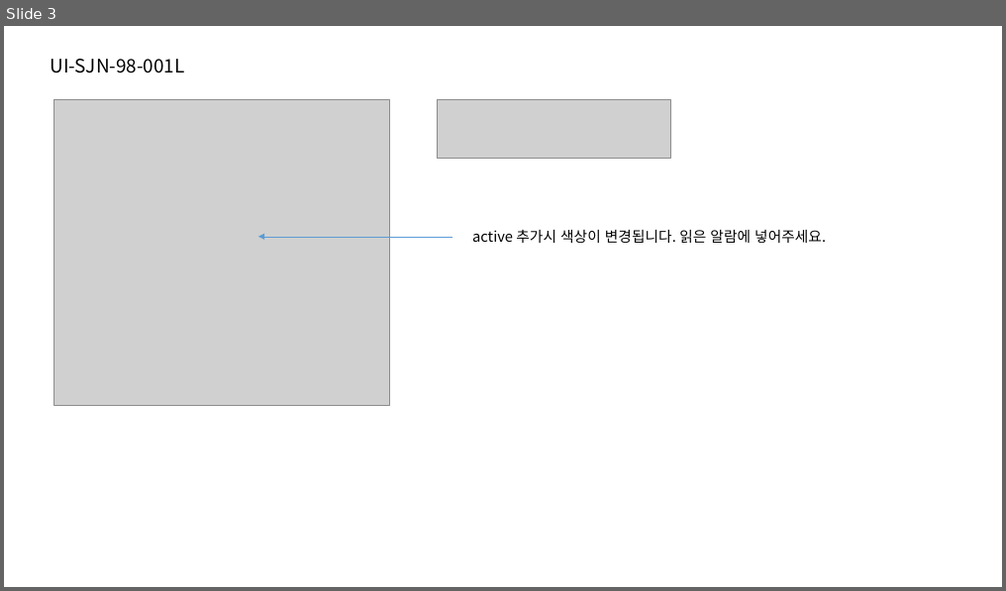
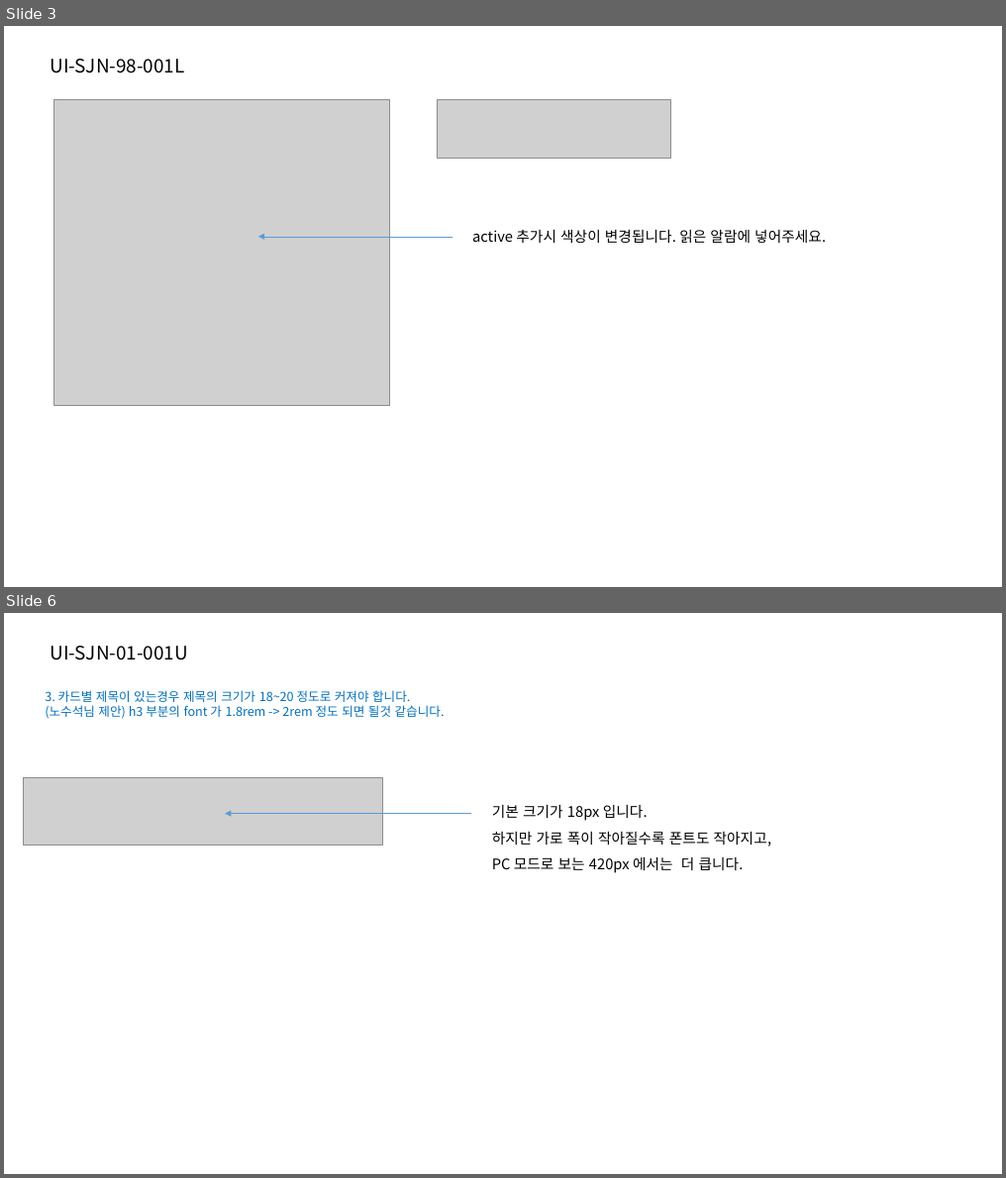
Before and after one commit to jeoungGyy/sejong, a slide deck: ppt/04-14.pptx. Shown one above the other, each under a label of ours: slide 3 before the commit, slides 3 and 6 after it; the slides between them are not shown. The pictures are 1006x591 and 1006x1178 pixels, drawn with LibreOffice and Linux fonts; fonts in the diff are those of the drawing; grey boxes stand for pictures. Boxes give left, top, right and bottom in pixels: in the first picture for what was removed or moved away, otherwise in the second. Text is boxed around its words. In the diff, an @@ line names an element or a change of style, - is before the commit and + after.

```diff
--- a/ppt/04-14.pptx
+++ b/ppt/04-14.pptx
@@ slide 6 added at [4, 613, 1002, 1174], background #FFFFFF @@
@@ text added at [51, 646, 188, 661], 18 pt, text #000000 @@
+UI-SJN-01-001U
@@ text added at [45, 690, 445, 719], 12 pt, text #0070C0 @@
+3. 카드별 제목이 있는경우 제목의 크기가 18~20 정도로 커져야 합니다.
+(노수석님 제안) h3 부분의 font 가 1.8rem -> 2rem 정도 되면 될것 같습니다.
@@ picture added at [23, 777, 383, 845] @@
@@ arrow added from (472, 814) to (225, 814), #5B9BD5 0.5 pt @@
@@ text added at [492, 805, 772, 873], 14 pt, text #000000 @@
+기본 크기가 18px 입니다.
+하지만 가로 폭이 작아질수록 폰트도 작아지고,
+PC 모드로 보는 420px 에서는 더 큽니다.
```
Also in this commit, not shown: 5 other slides added, 5 other files.
